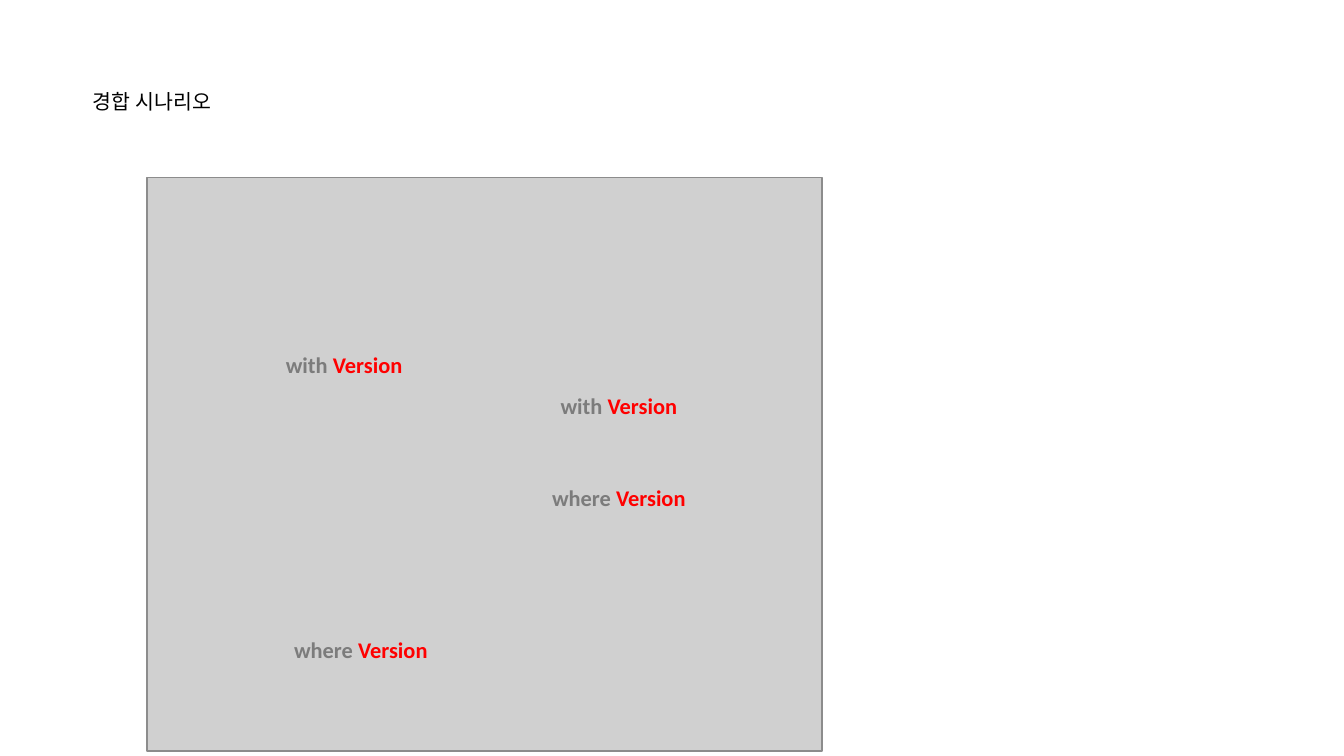
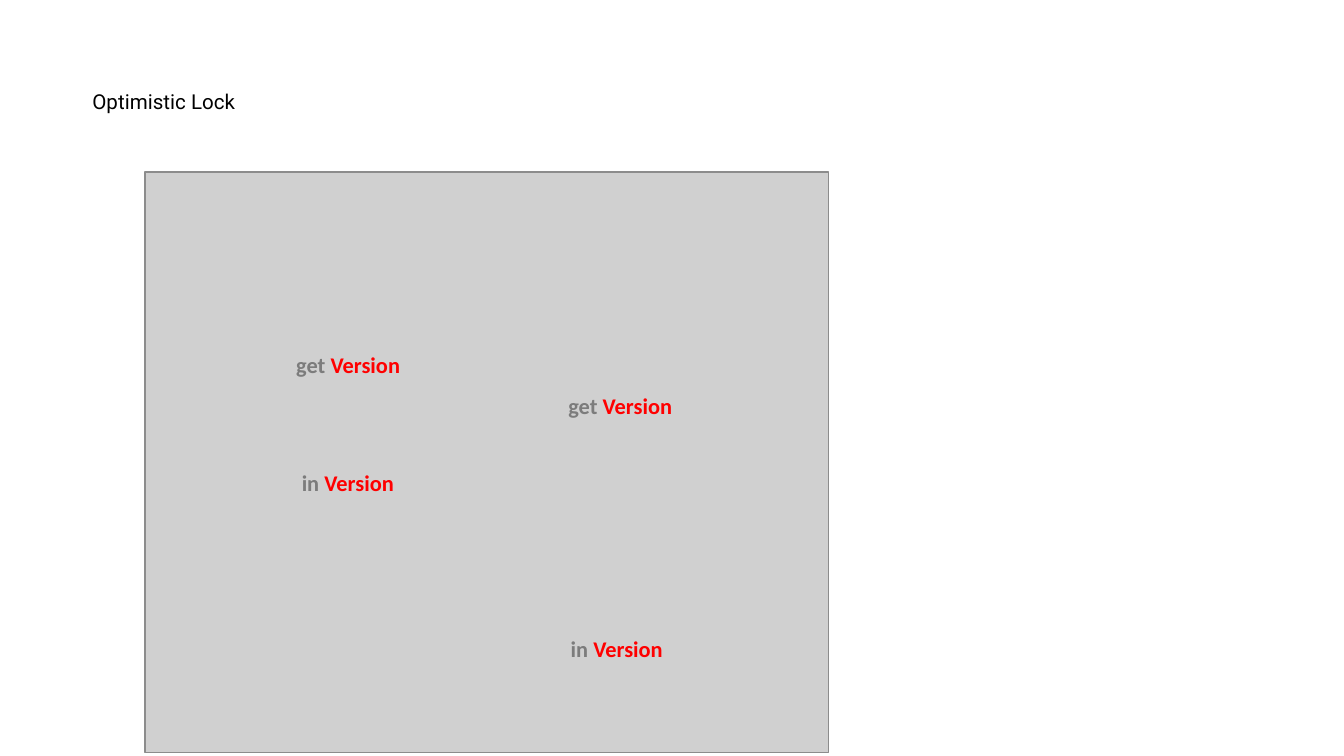
Before and after one commit to nayasis/fastcampus-hyper-webflux, a slide deck: slide 20 of 99.ppt/[Ch4-6. 실무형 심화개발.pptx (slide 21 before the commit). Drawn at 1344x756 pixels with LibreOffice and Linux fonts; fonts in the diff are those of the drawing; grey boxes stand for pictures; background and template pictures are left out. Boxes give left, top, right and bottom in pixels: in the first picture for what was removed or moved away, otherwise in the second. Text is boxed around its words. In the diff, an @@ line names an element or a change of style, - is before the commit and + after.

```diff
--- a/99.ppt/[Ch4-6. 실무형 심화개발.pptx
+++ b/99.ppt/[Ch4-6. 실무형 심화개발.pptx
@@ title at (x1=92, y1=93, x2=235, y2=114): text changed @@
-경합 시나리오
+Optimistic Lock
@@ picture resized from (x1=146, y1=177, x2=821, y2=751) to (x1=145, y1=172, x2=828, y2=753) @@
@@ text at (x1=296, y1=357, x2=400, y2=377): text changed @@
-with Version
+get Version
@@ text at (x1=568, y1=398, x2=672, y2=418): text changed @@
-with Version
+get Version
@@ text added at (x1=302, y1=475, x2=393, y2=491), 12 pt, text #FF0000, bold @@
+in Version
@@ text removed at (x1=294, y1=642, x2=427, y2=658) @@
-where Version
@@ text at (x1=571, y1=641, x2=662, y2=657): text changed @@
-where Version
+in Version
```
Also in this commit, not shown: 3 other slides changed, 1 slide added, 2 slides removed.
